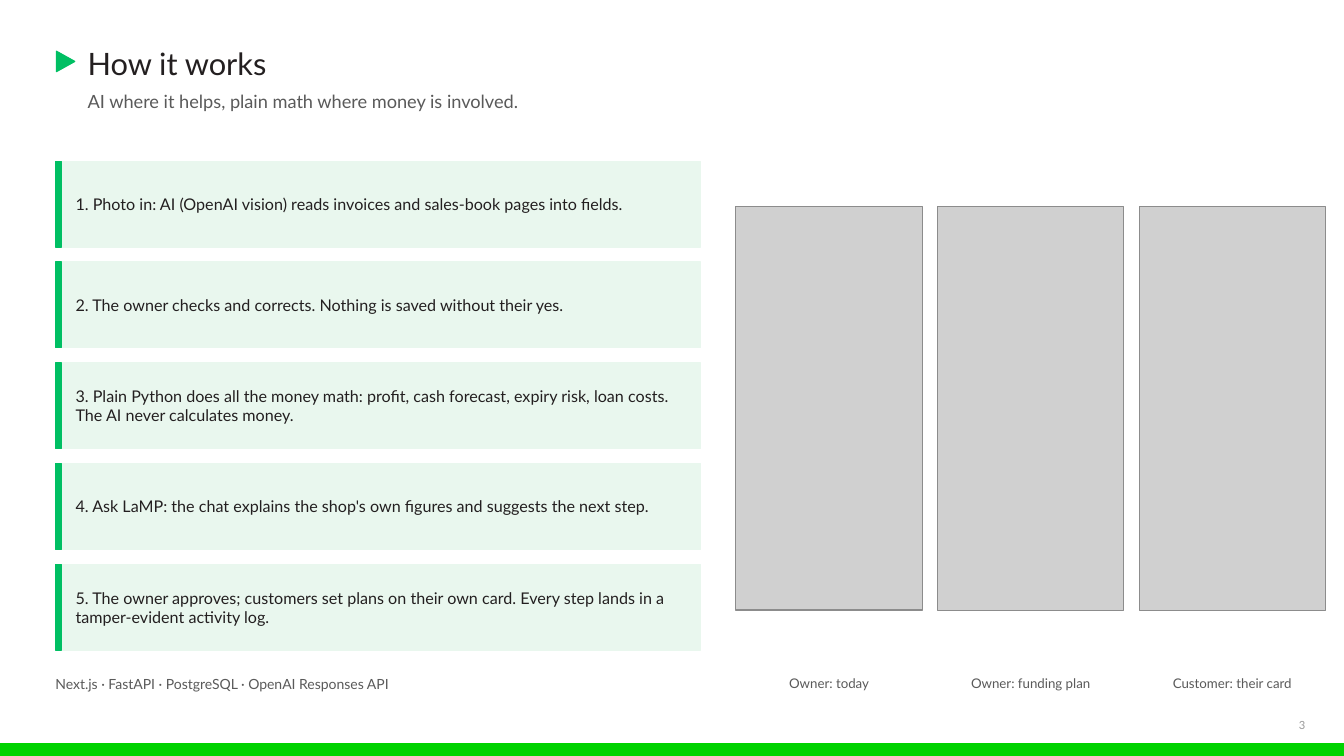
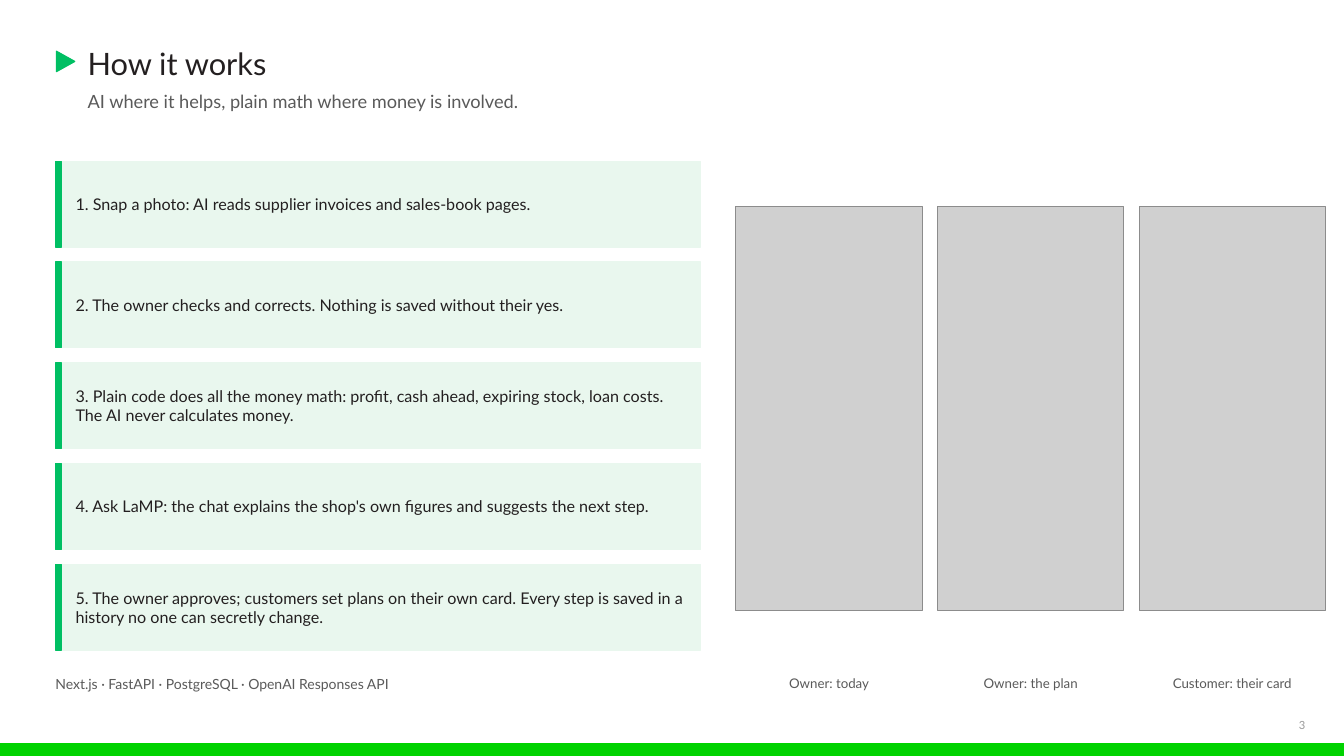
Before and after one commit to ishmam259/LaMP.ai, a slide deck: slide 3 of deck/LaMP-AIgnite.pptx. Drawn at 1344x756 pixels with LibreOffice and Linux fonts; fonts in the diff are those of the drawing; grey boxes stand for pictures. Boxes give left, top, right and bottom in pixels: in the first picture for what was removed or moved away, otherwise in the second. Text is boxed around its words. In the diff, an @@ line names an element or a change of style, - is before the commit and + after.

Commit message:
deck: plain wording, new screenshots, test count

```diff
--- a/deck/LaMP-AIgnite.pptx
+++ b/deck/LaMP-AIgnite.pptx
@@ text at box(76, 198, 531, 213): text changed @@
-1. Photo in: AI (OpenAI vision) reads invoices and sales-book pages into fields.
+1. Snap a photo: AI reads supplier invoices and sales-book pages.
@@ text at box(76, 390, 663, 424): text changed @@
-3. Plain Python does all the money math: profit, cash forecast, expiry risk, loan costs. The AI never calculates money.
+3. Plain code does all the money math: profit, cash ahead, expiring stock, loan costs. The AI never calculates money.
@@ text at box(76, 592, 683, 626): text changed @@
-5. The owner approves; customers set plans on their own card. Every step lands in a tamper-evident activity log.
+5. The owner approves; customers set plans on their own card. Every step is saved in a history no one can secretly change.
@@ text at box(984, 678, 1078, 691): text changed @@
-Owner: funding plan
+Owner: the plan
```
Also in this commit, not shown: 4 other slides changed, 5 other files.
